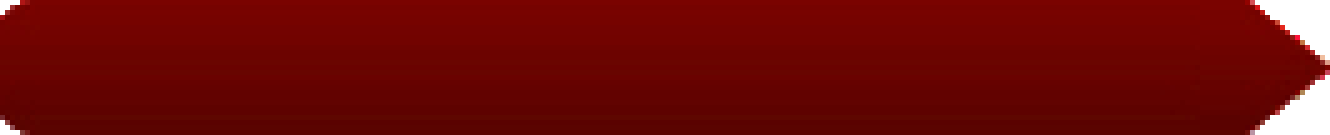
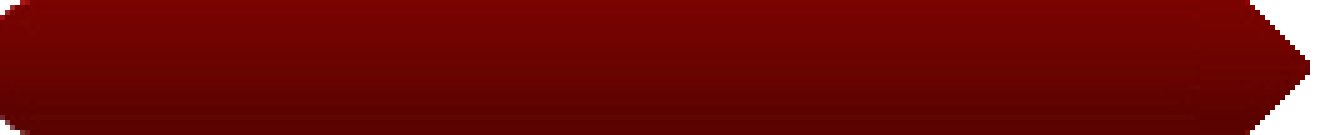
Layer changes from the first 1330×135 image to the second:
painted on "item-selected.jpg" over bbox(1250, 0, 1330, 135)
